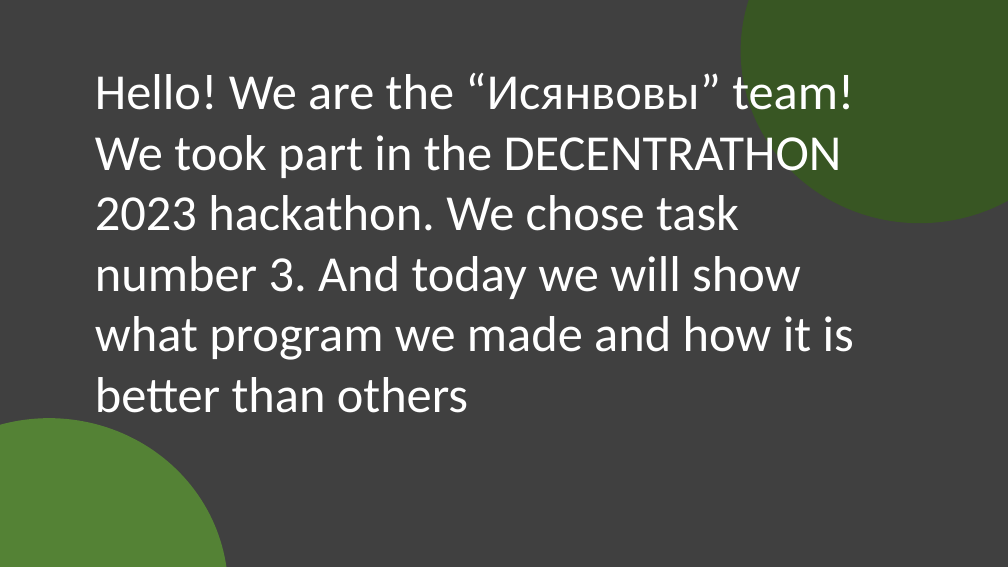
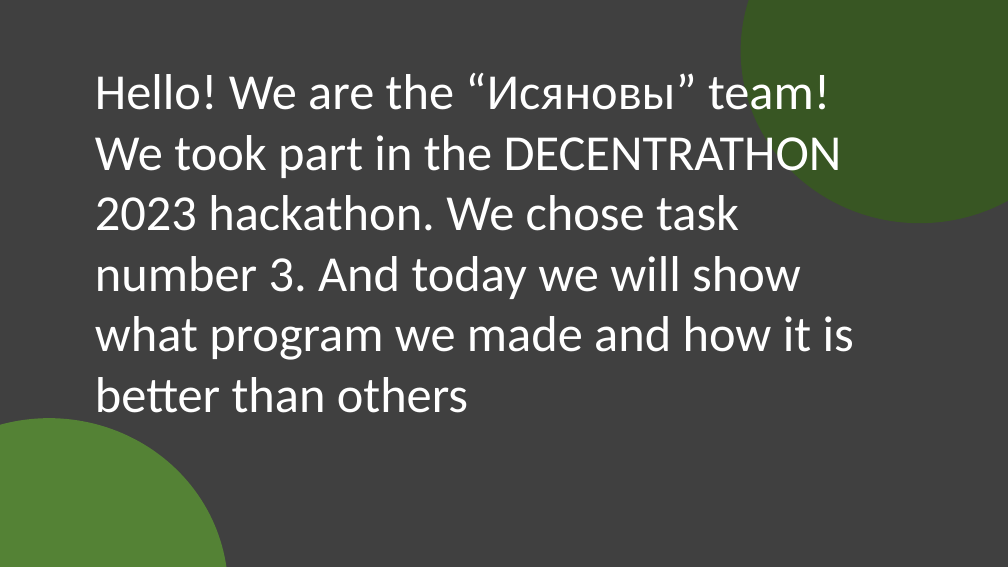
Before and after one commit to Funti4/DECENTRATHON-2023_IsyanoviTeam_Task3, a slide deck: slide 1 of hackaton.pptx. Drawn at 1008x567 pixels with LibreOffice and Linux fonts; fonts in the diff are those of the drawing. Boxes give left, top, right and bottom in pixels: in the first picture for what was removed or moved away, otherwise in the second. Text is boxed around its words. In the diff, an @@ line names an element or a change of style, - is before the commit and + after.

```diff
--- a/hackaton.pptx
+++ b/hackaton.pptx
@@ text at (95,73,854,413): text changed @@
-Hello! We are the “Исянвовы” team! We took part in the DECENTRATHON 2023 hackathon. We chose task number 3. And today we will show what program we made and how it is better than others
+Hello! We are the “Исяновы” team! We took part in the DECENTRATHON 2023 hackathon. We chose task number 3. And today we will show what program we made and how it is better than others
```
